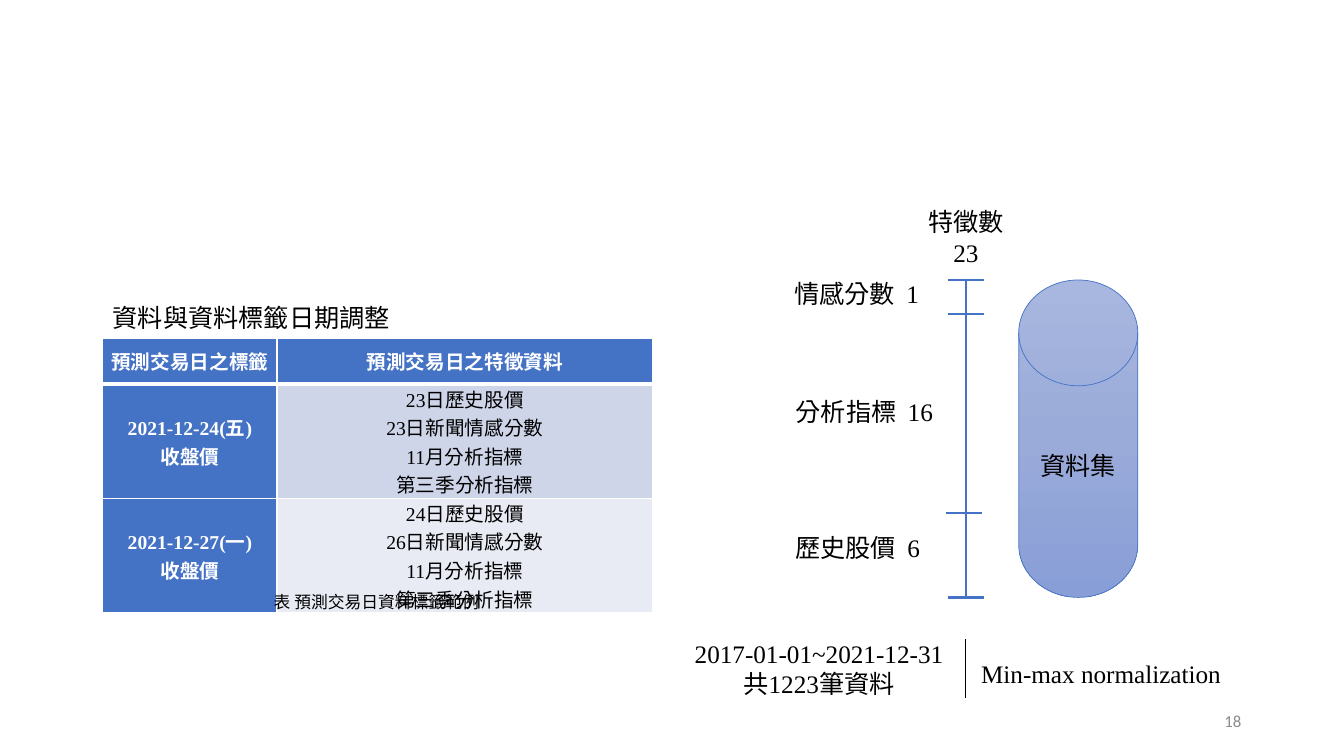
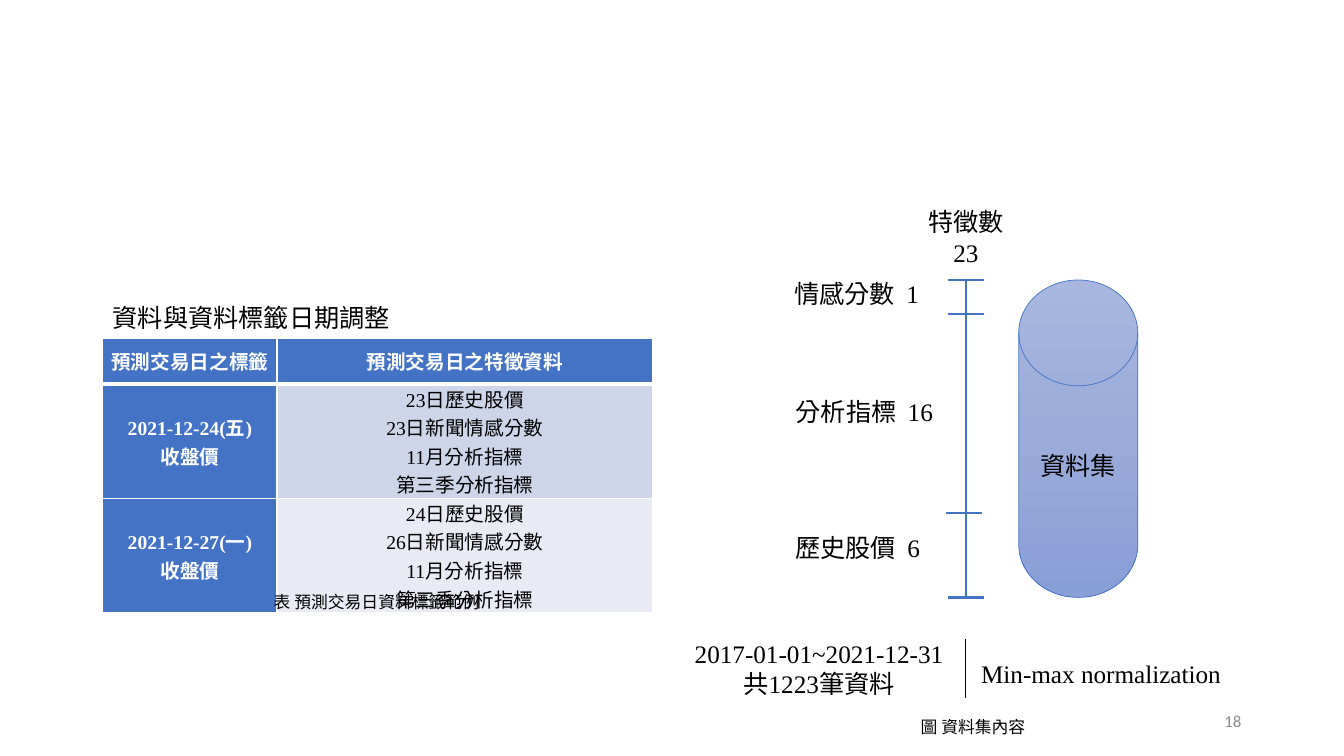
Before and after one commit to Skya-neko/StockPrediction, a slide deck: slide 18 of document/基於財經字典與分析指標的神經網路預測股價趨勢.pptx. Drawn at 1344x756 pixels with LibreOffice and Linux fonts; fonts in the diff are those of the drawing; background and template pictures are left out. Boxes give left, top, right and bottom in pixels: in the first picture for what was removed or moved away, otherwise in the second. Text is boxed around its words. In the diff, an @@ line names an element or a change of style, - is before the commit and + after.

```diff
--- a/document/基於財經字典與分析指標的神經網路預測股價趨勢.pptx
+++ b/document/基於財經字典與分析指標的神經網路預測股價趨勢.pptx
@@ text added at bbox=[921, 719, 1025, 735], 12 pt, text #000000 @@
+圖 資料集內容
```
Also in this commit, not shown: 4 other slides changed, 2 slides added, 6 other files.
